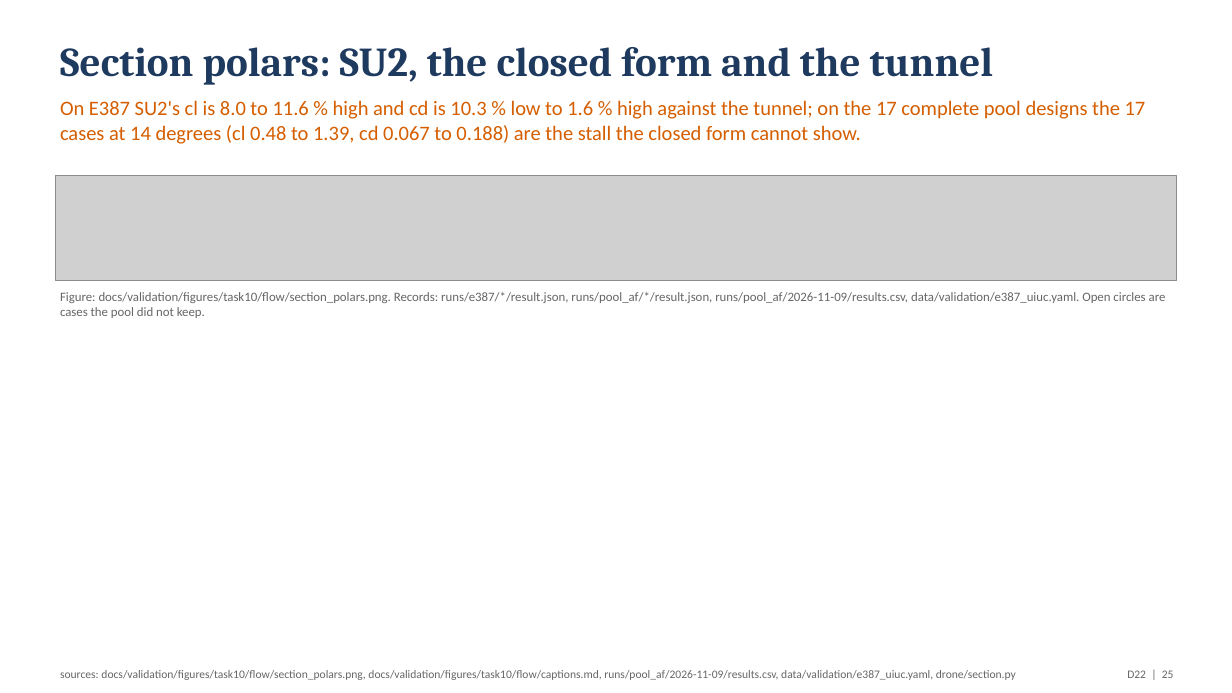
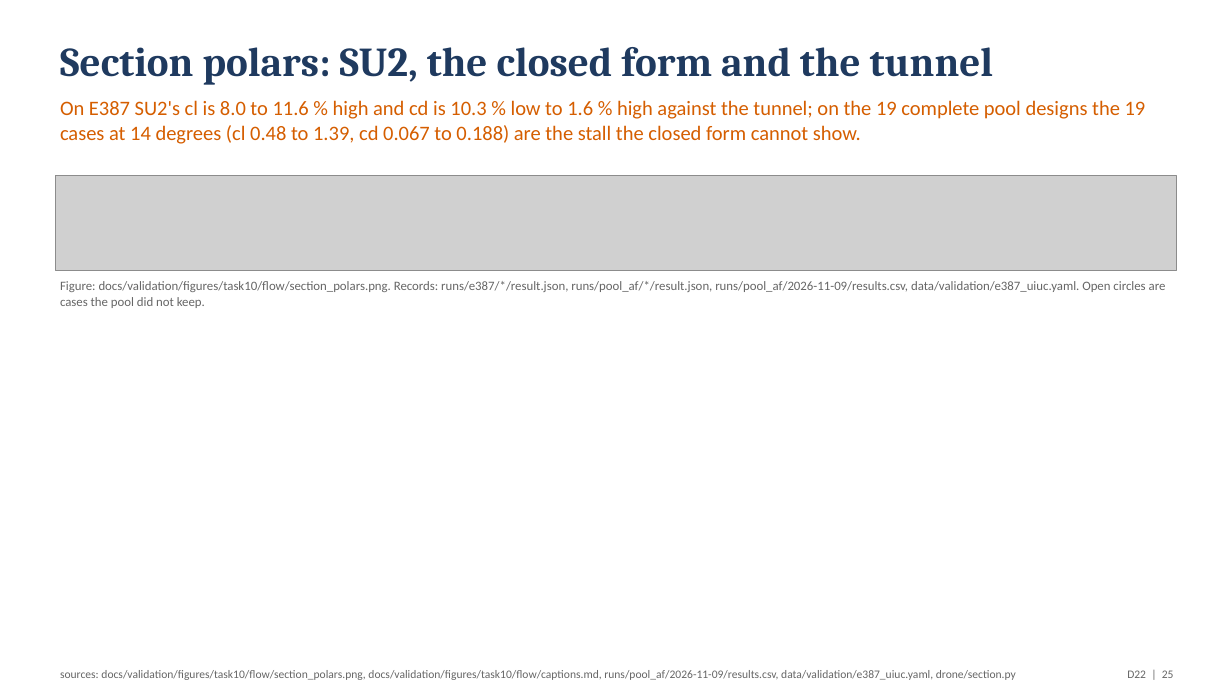
Before and after one commit to emarinhoss/ai-engineering, a slide deck: slide 25 of docs/talk/deck_drone.pptx. Drawn at 1232x693 pixels with LibreOffice and Linux fonts; fonts in the diff are those of the drawing; grey boxes stand for pictures. Boxes give left, top, right and bottom in pixels: in the first picture for what was removed or moved away, otherwise in the second. Text is boxed around its words. In the diff, an @@ line names an element or a change of style, - is before the commit and + after.

```diff
--- a/docs/talk/deck_drone.pptx
+++ b/docs/talk/deck_drone.pptx
@@ text at [60,100,1146,144]: text changed @@
-On E387 SU2's cl is 8.0 to 11.6 % high and cd is 10.3 % low to 1.6 % high against the tunnel; on the 17 complete pool designs the 17 cases at 14 degrees (cl 0.48 to 1.39, cd 0.067 to 0.188) are the stall the closed form cannot show.
+On E387 SU2's cl is 8.0 to 11.6 % high and cd is 10.3 % low to 1.6 % high against the tunnel; on the 19 complete pool designs the 19 cases at 14 degrees (cl 0.48 to 1.39, cd 0.067 to 0.188) are the stall the closed form cannot show.
@@ picture: place and size @@
-picture at [55,176,1177,281]
+picture at [55,176,1177,271]
@@ text "Figure: docs/validation/figures/task10/flow/section_polars.p ...": place and size @@
-text "Figure: docs/validation/figures/task10/flow/section_polars.p ..." at [60,292,1166,318]
+text "Figure: docs/validation/figures/task10/flow/section_polars.p ..." at [60,281,1166,308]
```
Also in this commit, not shown: 10 other slides changed, 5 other files.
